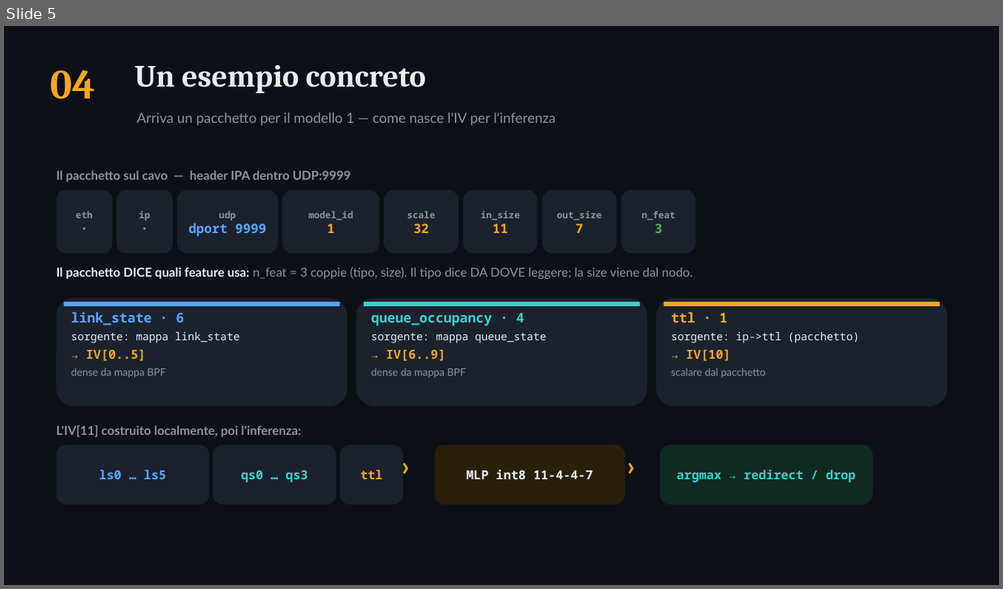
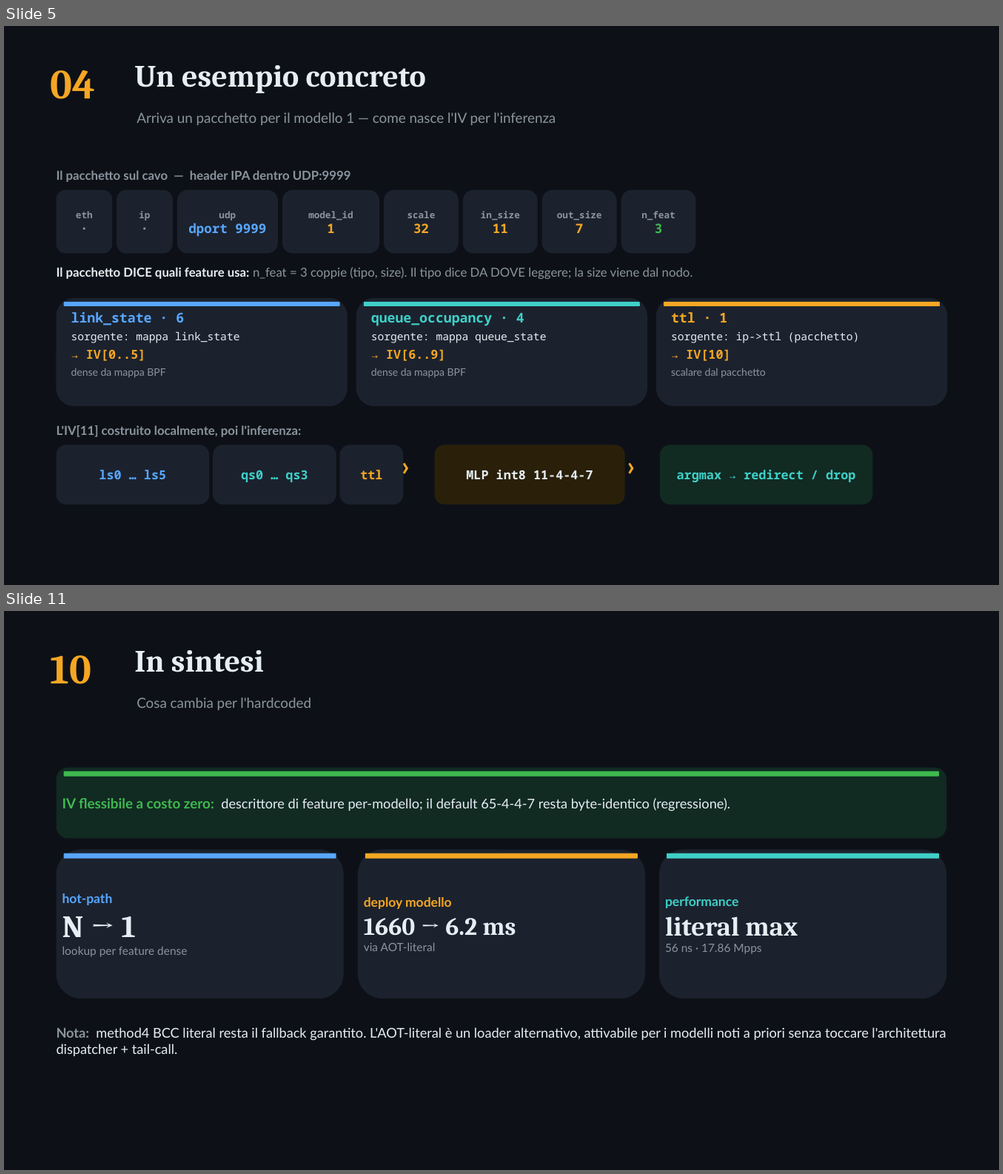
Before and after one commit to ettore-cantile/ipa_lab, a slide deck: docs/IPA_hardcoded_IV_ricompilazione.pptx. Shown one above the other, each under a label of ours: slide 5 before the commit, slides 5 and 11 after it; the slides between them are not shown. The pictures are 1003x589 and 1003x1174 pixels, drawn with LibreOffice and Linux fonts; fonts in the diff are those of the drawing. Boxes give left, top, right and bottom in pixels: in the first picture for what was removed or moved away, otherwise in the second. Text is boxed around its words. In the diff, an @@ line names an element or a change of style, - is before the commit and + after.

```diff
--- a/docs/IPA_hardcoded_IV_ricompilazione.pptx
+++ b/docs/IPA_hardcoded_IV_ricompilazione.pptx
@@ slide 11 added at [4, 611, 999, 1170], background #FFFFFF @@
@@ rectangle added at [4, 611, 999, 1170], fill #0D1117 @@
@@ text added at [134, 650, 264, 672], 30 pt, text #E6EDF3, bold @@
+In sintesi
@@ text added at [50, 655, 91, 684], 40 pt, text #F5A623, bold @@
+10
@@ text added at [136, 698, 311, 710], 13.5 pt, text #8B949E @@
+Cosa cambia per l'hardcoded
@@ rounded rectangle added at [57, 768, 946, 839], fill #112A22 @@
@@ rounded rectangle added at [64, 772, 939, 777], fill #3FB950 @@
@@ text added at [62, 798, 731, 812], 13 pt, text #E6EDF3 @@
+IV flessibile a costo zero: descrittore di feature per-modello; il default 65-4-4-7 resta byte-identico (regressione).
@@ rounded rectangle added at [57, 850, 344, 999], fill #1B222E @@
@@ rounded rectangle added at [64, 854, 336, 859], fill #58A6FF @@
@@ rounded rectangle added at [358, 850, 645, 999], fill #1B222E @@
@@ rounded rectangle added at [365, 854, 637, 859], fill #F5A623 @@
@@ rounded rectangle added at [659, 850, 946, 999], fill #1B222E @@
@@ rounded rectangle added at [666, 854, 939, 859], fill #3FD0C8 @@
@@ text added at [62, 894, 187, 957], 11 pt, text #8B949E @@
+hot-path
+N → 1
+lookup per feature dense
@@ text added at [364, 897, 739, 937], 11 pt, text #8B949E, bold @@
+deploy modello
+1660 → 6.2 ms
+via AOT-literal
@@ text added at [381, 897, 761, 954], 11 pt, text #8B949E, bold @@
+performance
+literal max
+56 ns · 17.86 Mpps
@@ text added at [57, 1028, 945, 1056], 13 pt, text #E6EDF3 @@
+Nota: method4 BCC literal resta il fallback garantito. L'AOT-literal è un loader alternativo, attivabile per i modelli noti a priori senza toccare l'architettura dispatcher + tail-call.
```
Also in this commit, not shown: 1 slide changed, 5 other slides added, 3 slides removed.
